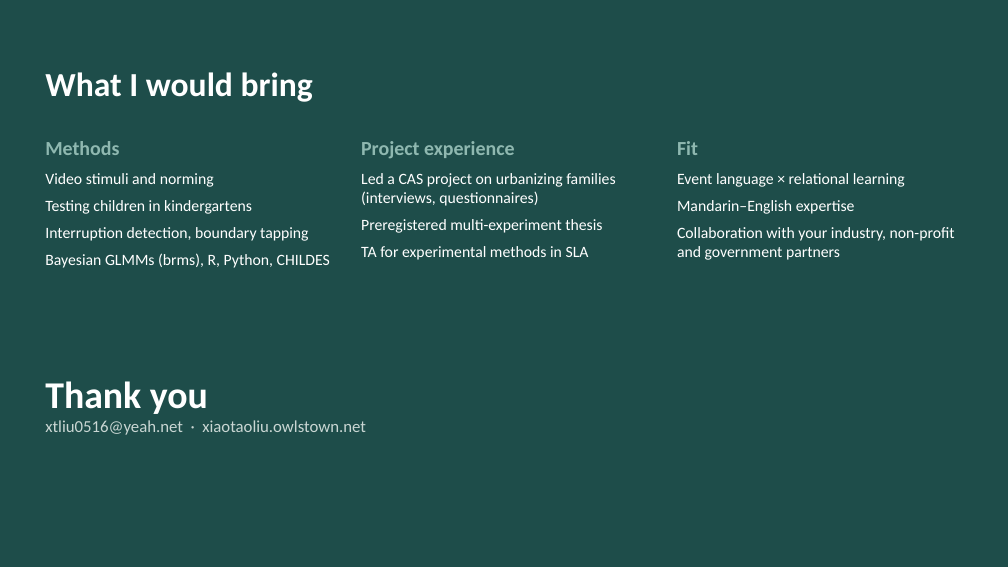
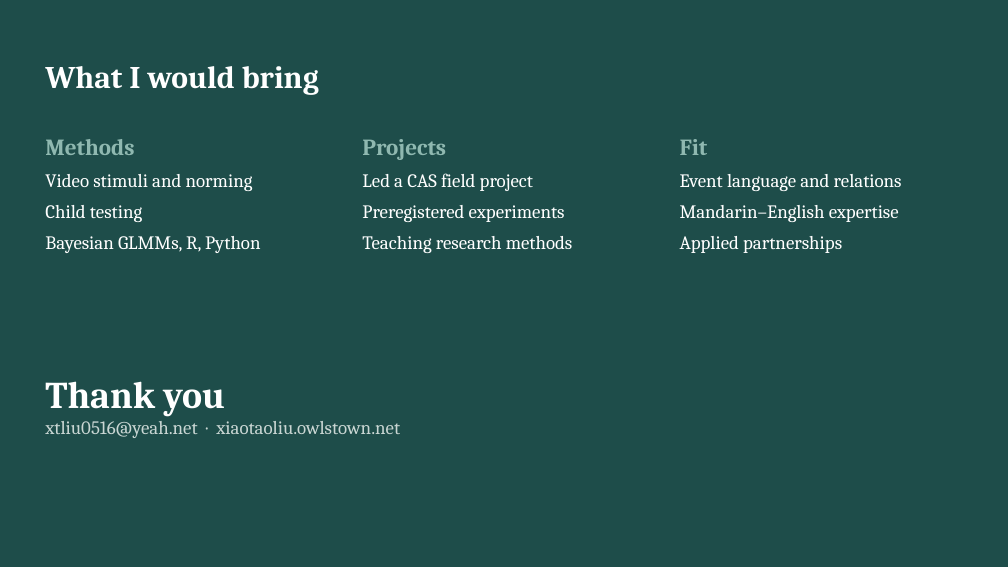
Before and after one commit to xtaoliu/claude, a slide deck: slide 12 of Liu_postdoc_interview_talk.pptx. Drawn at 1008x567 pixels with LibreOffice and Linux fonts; fonts in the diff are those of the drawing. Boxes give left, top, right and bottom in pixels: in the first picture for what was removed or moved away, otherwise in the second. Text is boxed around its words. In the diff, an @@ line names an element or a change of style, - is before the commit and + after.

```diff
--- a/Liu_postdoc_interview_talk.pptx
+++ b/Liu_postdoc_interview_talk.pptx
@@ text "What I would bring" at (45,66,319,95): size 32 to 30 pt, font Calibri to Cambria @@
@@ text at (45,139,253,191): size 19 to 22 pt in "Methods"; font Calibri to Cambria in "Methods", "Video stimuli and norming"; size 15 to 18 pt in "Video stimuli and norming" @@
@@ text at (362,139,573,253): text changed; size 15 to 18 pt; font Calibri to Cambria @@
-Project experience
-Led a CAS project on urbanizing families (interviews, questionnaires)
-Preregistered multi-experiment thesis
-TA for experimental methods in SLA
+Projects
+Led a CAS field project
+Preregistered experiments
+Teaching research methods
@@ text at (680,139,899,222): size 19 to 22 pt in "Fit"; font Calibri to Cambria in "Fit", "Mandarin–English expertise"; size 15 to 18 pt in "Mandarin–English expertise" @@
@@ text at (680,174,902,191): text changed; size 15 to 18 pt; font Calibri to Cambria @@
-Event language × relational learning
+Event language and relations
@@ text at (45,205,260,253): text changed; size 15 to 18 pt; font Calibri to Cambria @@
-Testing children in kindergartens
-Interruption detection, boundary tapping
-Bayesian GLMMs (brms), R, Python, CHILDES
+Child testing
+Bayesian GLMMs, R, Python
@@ text at (680,236,842,253): text changed; size 15 to 18 pt; font Calibri to Cambria @@
-Collaboration with your industry, non-profit and government partners
+Applied partnerships
@@ text "Thank you" at (45,381,400,438): font Calibri to Cambria; size 16 to 18 pt in "xtliu0516@yeah.net · xiaotaoliu.owlstown.net" @@
```
Also in this commit, not shown: 11 other slides changed.
